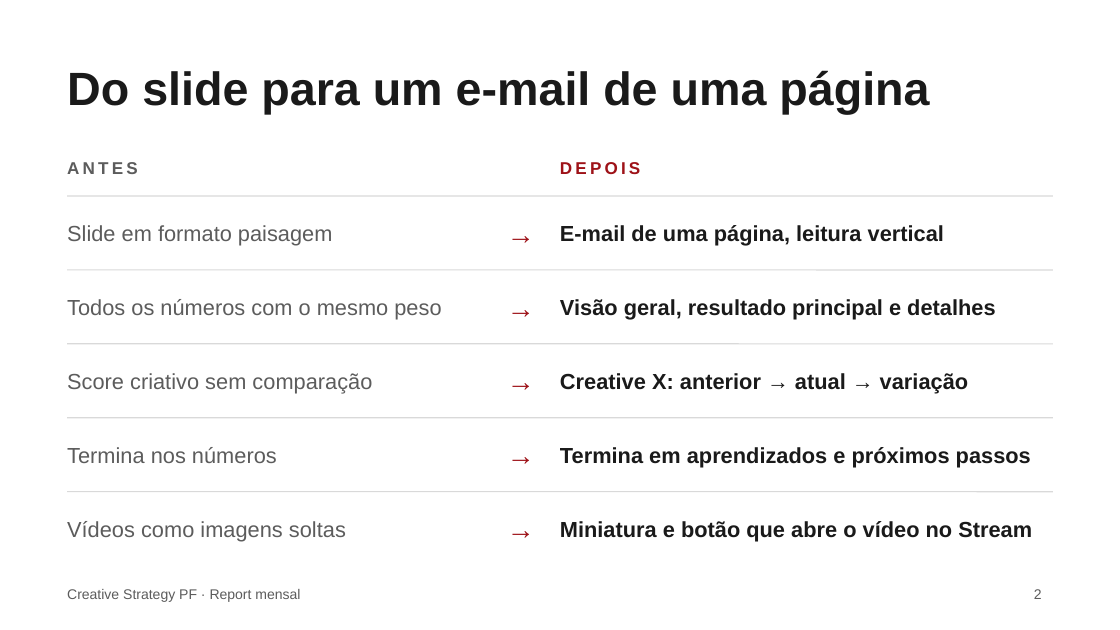
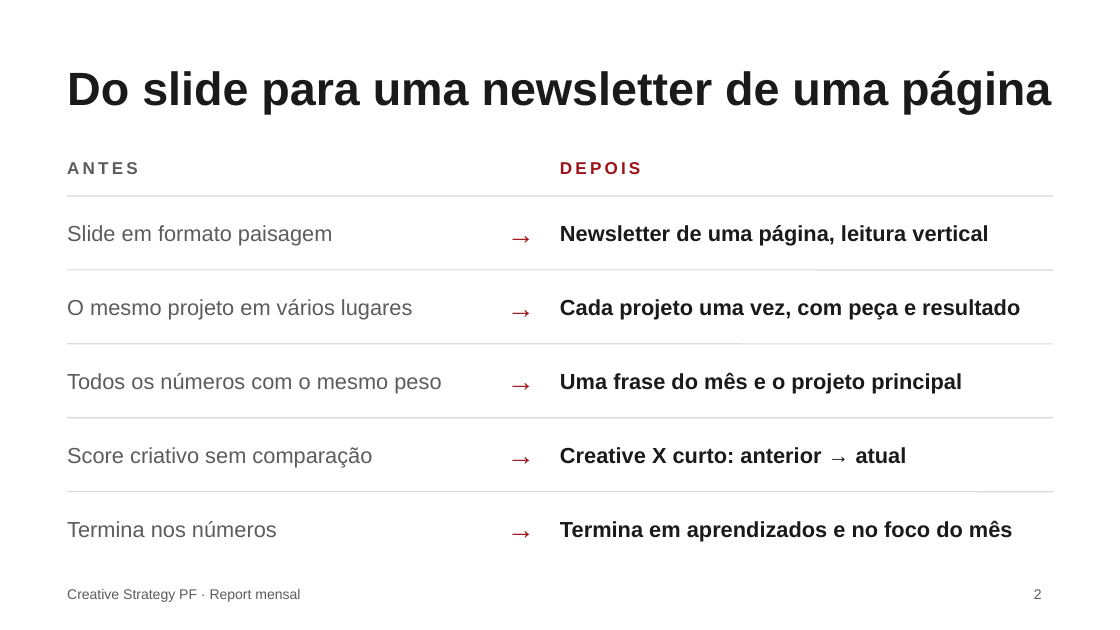
Before and after one commit to fabrizzioriccelli/report_mensal_st, a slide deck: slide 2 of docs/apresentacao-report-mensal.pptx. Drawn at 1120x630 pixels with LibreOffice and Linux fonts; fonts in the diff are those of the drawing. Boxes give left, top, right and bottom in pixels: in the first picture for what was removed or moved away, otherwise in the second. Text is boxed around its words. In the diff, an @@ line names an element or a change of style, - is before the commit and + after.

```diff
--- a/docs/apresentacao-report-mensal.pptx
+++ b/docs/apresentacao-report-mensal.pptx
@@ title at [67, 70, 1051, 114]: text changed @@
-Do slide para um e-mail de uma página
+Do slide para uma newsletter de uma página
@@ text at [560, 225, 988, 246]: text changed @@
-E-mail de uma página, leitura vertical
+Newsletter de uma página, leitura vertical
@@ text at [67, 299, 413, 320]: text changed @@
-Todos os números com o mesmo peso
+O mesmo projeto em vários lugares
@@ text at [560, 299, 1020, 320]: text changed @@
-Visão geral, resultado principal e detalhes
+Cada projeto uma vez, com peça e resultado
@@ text added at [67, 373, 441, 394], 14 pt, text #5C5C5C @@
+Todos os números com o mesmo peso
@@ text at [560, 372, 962, 394]: text changed @@
-Creative X: anterior → atual → variação
+Uma frase do mês e o projeto principal
@@ text "Score criativo sem comparação": place and size @@
-text "Score criativo sem comparação" at [67, 373, 372, 394]
+text "Score criativo sem comparação" at [67, 447, 372, 468]
@@ text at [560, 447, 907, 464]: text changed @@
-Termina em aprendizados e próximos passos
+Creative X curto: anterior → atual
@@ text "Termina nos números": place and size @@
-text "Termina nos números" at [67, 447, 277, 463]
+text "Termina nos números" at [67, 521, 277, 537]
@@ text removed at [67, 521, 346, 542] @@
-Vídeos como imagens soltas
@@ text at [560, 520, 1013, 542]: text changed @@
-Miniatura e botão que abre o vídeo no Stream
+Termina em aprendizados e no foco do mês
```
Also in this commit, not shown: 5 other slides changed, 1 slide added, 45 other files.
